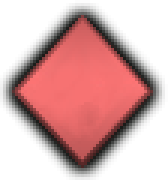
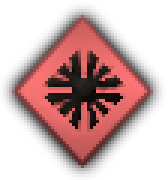
Two versions of the same layered image (168x180). Layer-by-layer changes:
hid "resolution_mutual_defense.dds copy #2", moved it above "Pasted Layer #1", painted on it over [0, 3, 165, 180]
moved "resolution_mutual_defense.dds copy #1" above "Pasted Layer", painted on it over [0, 3, 165, 180]
hid "resolution_mutual_defense.dds" over [0, 3, 165, 180]
